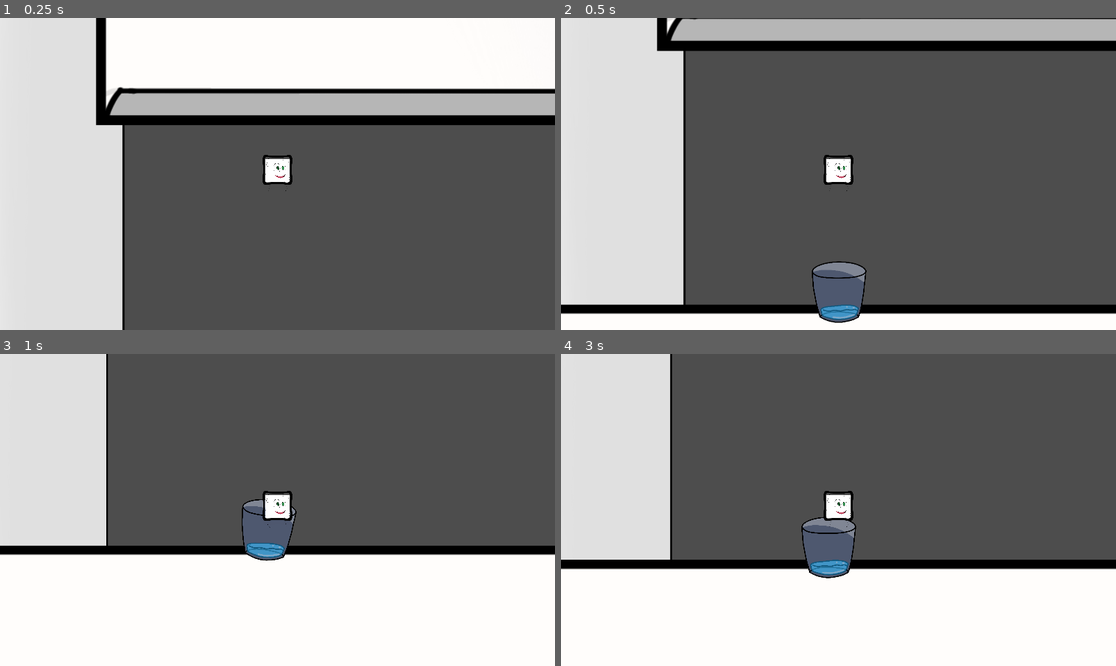
Above: before the commit, frames 1-4 (two rows, left to right).
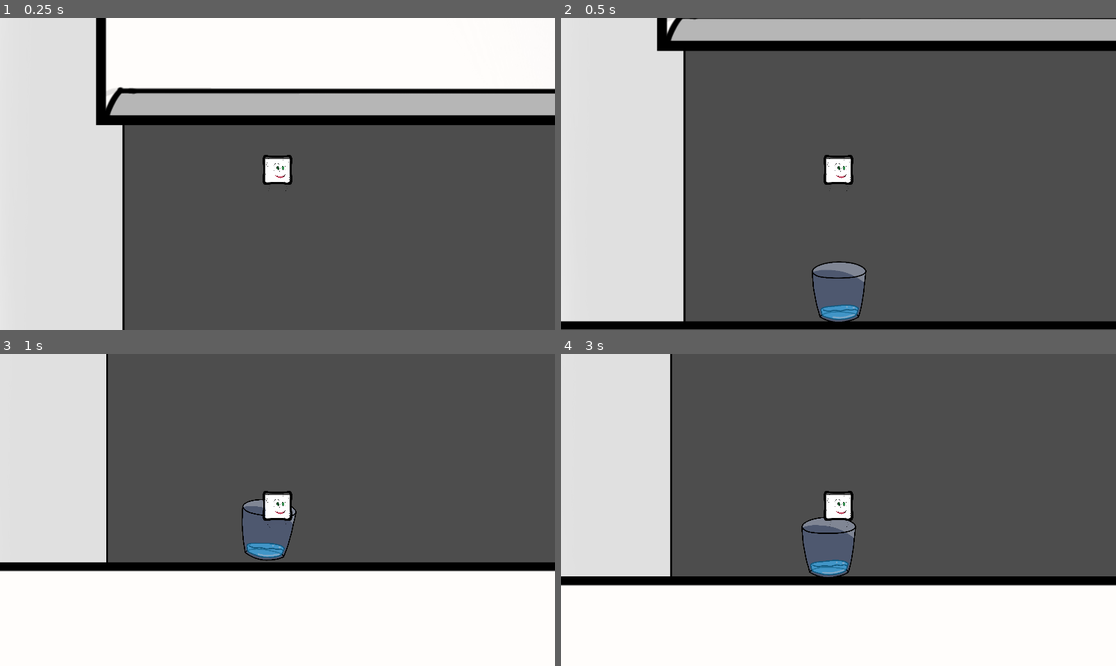
Above: after the commit, the same moments.

Repository: jacob-w-bonner/GGJ-2026
Game: Godot game, scene res://Scenes/Level 1 Rough.tscn
Two runs of this game, one before a commit and one after it. Both use one fixed random seed, a clock stepped at 60 frames per second and the inputs below. The engine's default icon, where the game draws it, is replaced by a stand-in: a white triangle on a blue panel in a dark square.
Inputs:
- Up to frame 1 (0.25 s): no input
- Up to frame 2 (0.5 s): no input
- Up to frame 3 (1 s): tap Enter at 0.5 s; hold D (move_right) from 0.53 s (still down); hold J (absorb) from 0.53 s (still down); tap Space at 0.77 s
- Up to frame 4 (3 s): release D (move_right) at 1.28 s; release J (absorb) at 1.28 s; hold S (move_down) 1.28-2.03 s; tap K (equalize) at 1.35 s; tap Space at 1.52, 2.75 s; hold D (move_right) 2.03-2.78 s; tap L (splat) at 2.1 s; hold W (move_up) from 2.78 s (still down); tap J (absorb) at 2.85 s

Frame 1 is identical in both runs. In frame 2, 7.8% of the frame differs, in the area x 0-100%, y 91-100%; in frame 3, 7.9%; in frame 4, 8.1%, in the area x 0-100%, y 65-75%.

Commit message:
fixed height of level 1

Diff:
--- a/ggj-2026/Scenes/Level 1 Rough.tscn
+++ b/ggj-2026/Scenes/Level 1 Rough.tscn
@@ -95,8 +95,8 @@
 scale = Vector2(60, 10)
 
 [node name="Sprite2D" type="Sprite2D" parent="Bounds/Floor" unique_id=915870049]
-position = Vector2(0.125, -1.172253)
-scale = Vector2(0.06265462, 0.17941226)
+position = Vector2(0.125, 0.7499908)
+scale = Vector2(0.06265462, 0.174224)
 texture = ExtResource("7_jxi4p")
 
 [node name="CollisionShape2D" type="CollisionShape2D" parent="Bounds/Floor" unique_id=1377600318]
Not shown: 1 places in ggj-2026/Scenes/Level 1 Rough.tscn that only renumber resources
